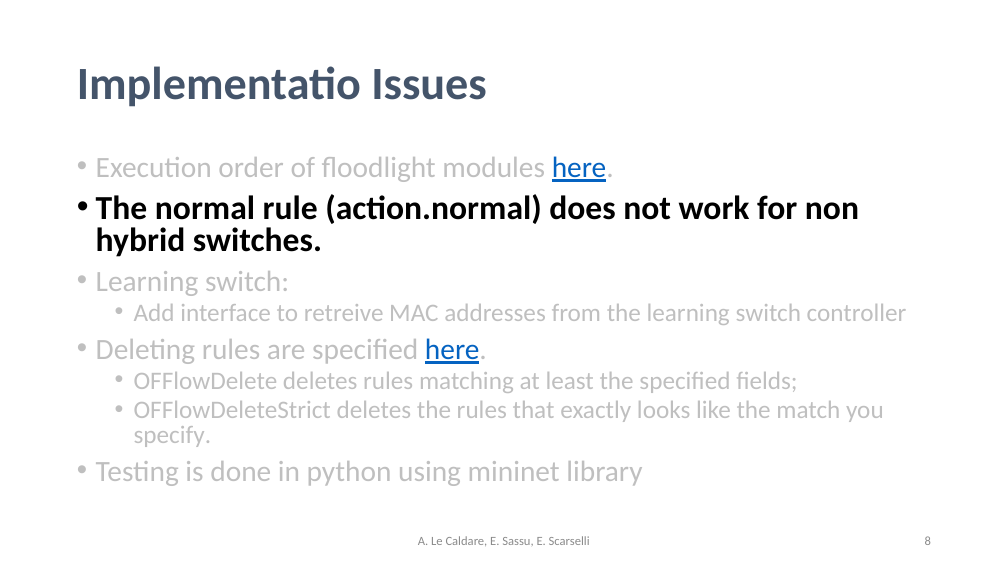
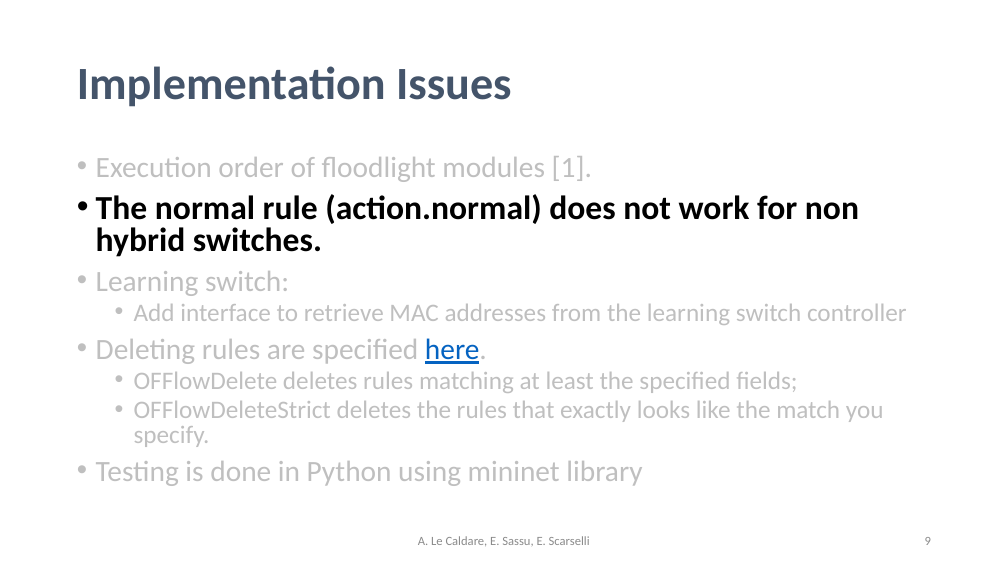
Before and after one commit to psoftware/ddosdefence-floodlight-controller, a slide deck: slide 9 of Docs/DDoSDefence.pptx (slide 8 before the commit). Drawn at 1008x567 pixels with LibreOffice and Linux fonts; fonts in the diff are those of the drawing. Boxes give left, top, right and bottom in pixels: in the first picture for what was removed or moved away, otherwise in the second. Text is boxed around its words. In the diff, an @@ line names an element or a change of style, - is before the commit and + after.

Commit message:
pptx: reworked all slides, added new images for server-controller interactions and bot and clients http request behaviors

```diff
--- a/Docs/DDoSDefence.pptx
+++ b/Docs/DDoSDefence.pptx
@@ title at box(77, 66, 511, 107): text changed @@
-Implementatio Issues
+Implementation Issues
@@ text at box(96, 156, 592, 182): text changed @@
-• Execution order of floodlight modules here.
+• Execution order of floodlight modules [1].
@@ text at box(134, 304, 907, 325): text changed @@
-  • Add interface to retreive MAC addresses from the learning switch controller
+  • Add interface to retrieve MAC addresses from the learning switch controller
@@ text at box(96, 461, 642, 486): text changed @@
-• Testing is done in python using mininet library
+• Testing is done in Python using mininet library
```
Also in this commit, not shown: 10 other slides changed, 3 slides added, 3 slides removed, 2 other files.
